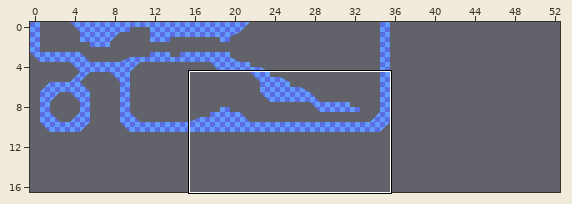
An edit to a level. Tiled map, assets/pre/levels/R0/Z1.tmx. The first picture is a wide view before the edit; the outline marks the close-up.
Close-up. The starting point:
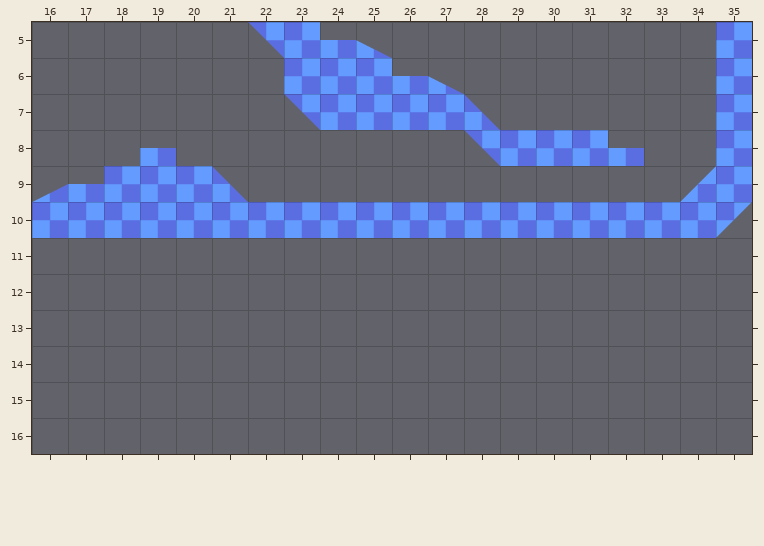
Cells are 128x128 px. Shown: x 16..35, y 5..16. The commit also changed other parts of the map, which this record leaves out.
After:
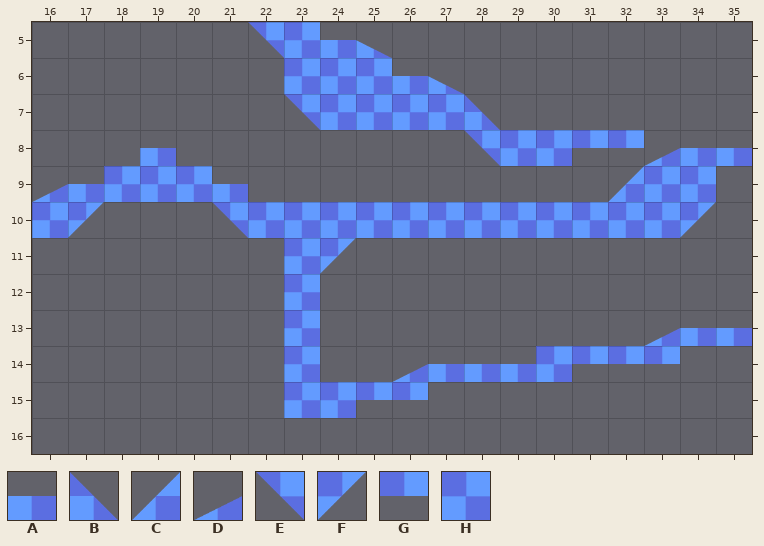
Key: from "tiles128": A 1, B 2, C 3, D 5, E 6, F 7, G 8, H 11.
_ is an empty cell, . an unchanged one.
What changed:
--- layer "LAYER0"
@@ x 17..35 @@
- 5 ..................H
- 6 ..................H
- 7 ..................H
- 8 ..............HA__H
- 9 ....B..........__CH
-10 HHHHH............HF
-11 ......__...........
-12 ......_............
-13 ......_.........___
-14 ......_..________..
-15 ......____.........
+ 5 .................._
+ 6 .................._
+ 7 .................._
+ 8 ..............GGDAA
+ 9 ....A..........CHH_
+10 F___E............F_
+11 ......HF...........
+12 ......H............
+13 ......H.........DAA
+14 ......H..DAAAHGGG..
+15 ......HHGG.........
